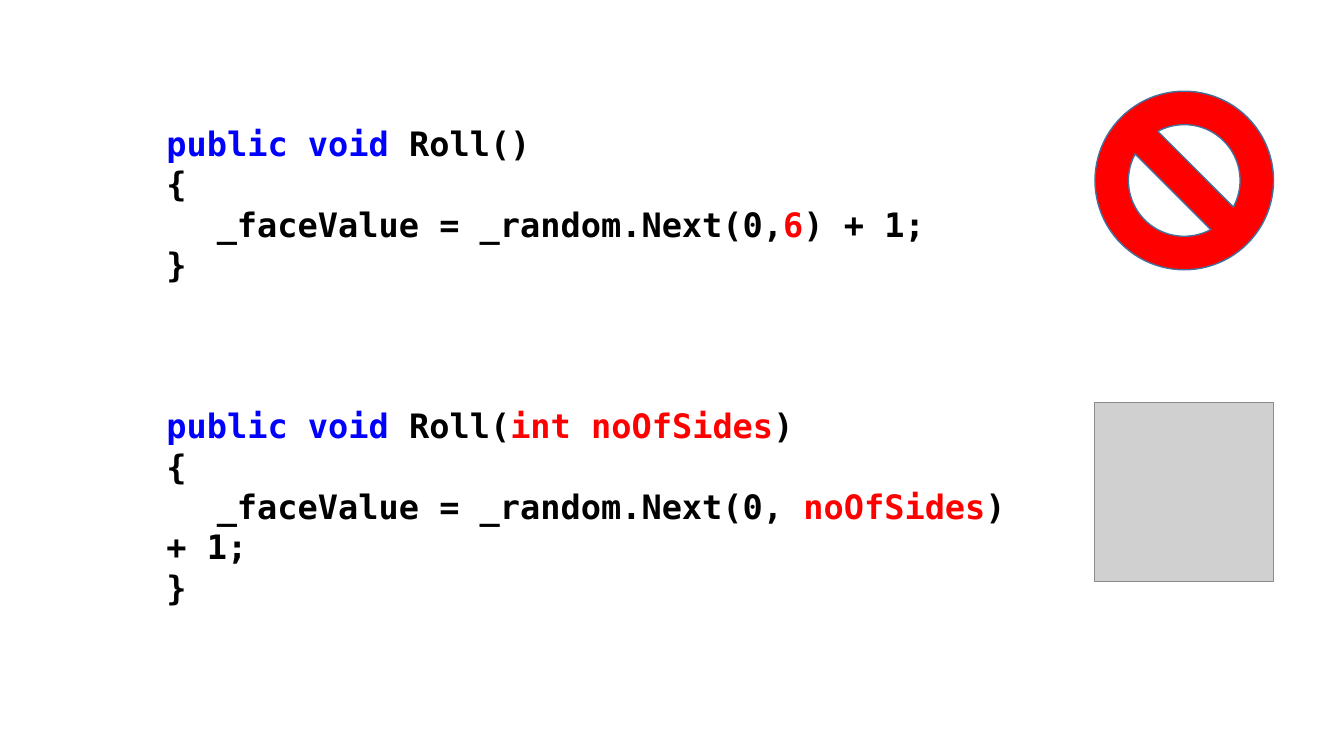
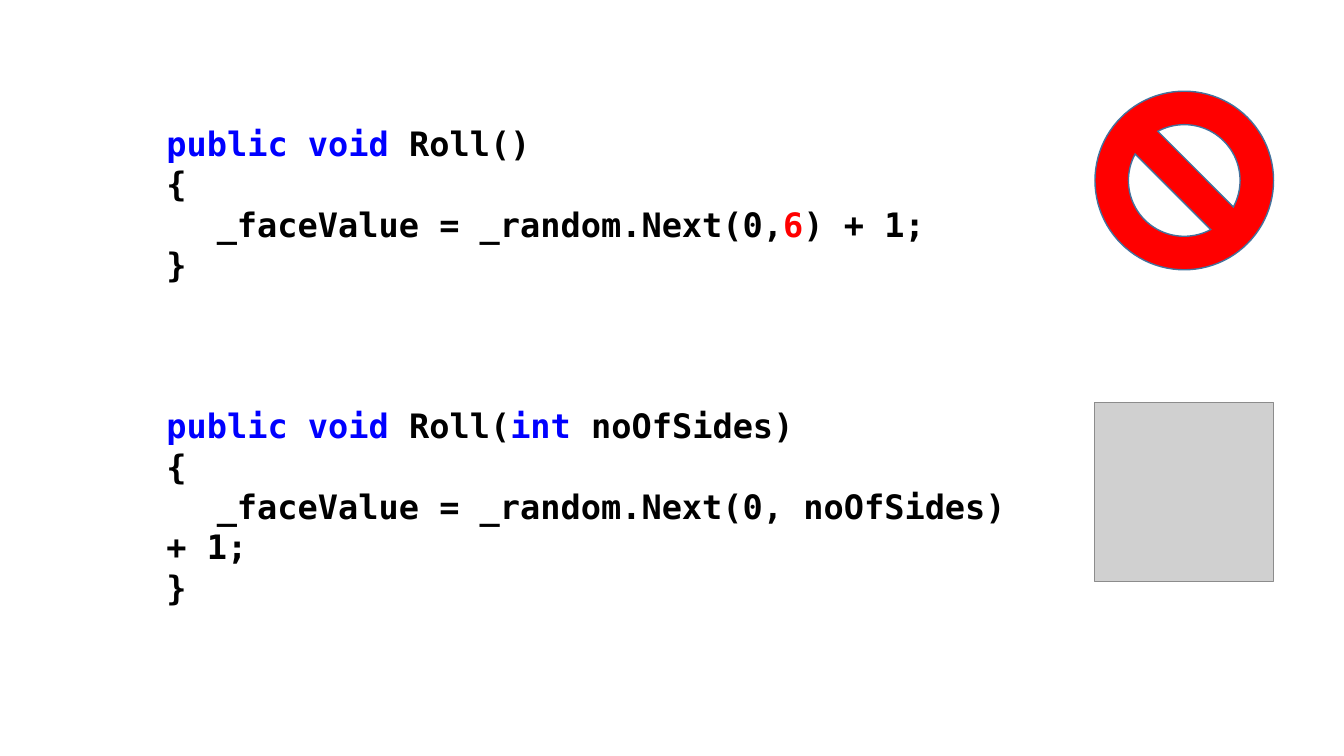
Before and after one commit to perl-easj/OOProg, a slide deck: slide 47 of Chap/SOLID/Presentations/SOLID.pptx (slide 74 before the commit). Drawn at 1344x756 pixels with LibreOffice and Linux fonts; fonts in the diff are those of the drawing; grey boxes stand for pictures. Boxes give left, top, right and bottom in pixels: in the first picture for what was removed or moved away, otherwise in the second. Text is boxed around its words. In the diff, an @@ line names an element or a change of style, - is before the commit and + after.

```diff
--- a/Chap/SOLID/Presentations/SOLID.pptx
+++ b/Chap/SOLID/Presentations/SOLID.pptx
@@ text at bbox=[166, 411, 1005, 564]: text colour #FF0000 to #0000FF in "Roll(int"; text colour #FF0000 to #000000 in "noOfSides)", "noOfSides)" @@
```
Also in this commit, not shown: 14 other slides changed, 17 slides added, 29 slides removed, 1 other file.
